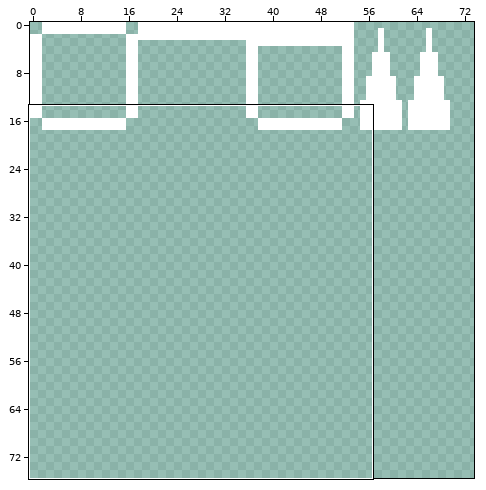
A sprite sheet gets an edit: img/tiles.png. Above: a wide view before the commit, with the close-up outlined.
Close-up. First the earlier version:
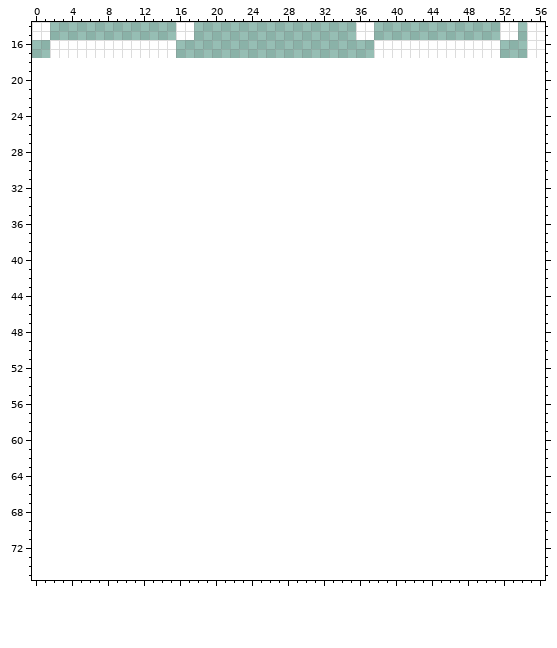
The file is 72x18 pixels. Shown: x 0..56, y 14..75. The old version is drawn lined up with the new one, on the new canvas. The wide view leaves out empty margins.
Once edited:
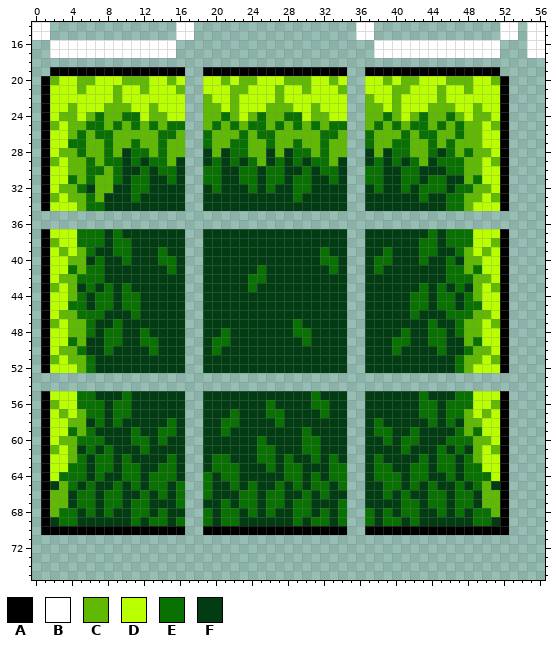
Palette (. is transparent): A #000000  B #ffffff  C #60b903  D #b9ff00  E #097102  F #023c12
What changed:
canvas 72x18 -> 128x128
@@ x 0..56 @@
 18 .........................................................
-19 .........................................................
-20 .........................................................
-21 .........................................................
-22 .........................................................
-23 .........................................................
-24 .........................................................
-25 .........................................................
-26 .........................................................
-27 .........................................................
-28 .........................................................
-29 .........................................................
-30 .........................................................
-31 .........................................................
-32 .........................................................
-33 .........................................................
-34 .........................................................
+19 ..AAAAAAAAAAAAAAA..AAAAAAAAAAAAAAAA..AAAAAAAAAAAAAAA.....
+20 .ACDDCCDDDCCCDDCD..DDCDCCDDDCCCDDCD..DDCDCCDDDCCCDDCA....
+21 .ADDDCDDDCDDCDDDC..DDDCCDDDCDDCDDDC..DDDCCDDDCDDCDDDA....
+22 .ADDDDDDDCDDDDDDD..CDDCDDDDCDDDDDDD..CDDCDDDDCDDDDDDA....
+23 .ADDCDDDCCCDDCDDD..CCDCDDDCCCDDCDDD..CCDCDDDCCCDDCDDA....
+24 .ADCCDCECCEEDCCDD..CCECDCECCEEDCCDD..CCECDCECCECDCCDA....
+25 .ACDCCEECECECECEE..CECECEECECECECEE..CECECEECECECCDCA....
+26 .ADDCECEECCCCCEEC..ECCCECEECCCCCEEC..ECCCECEECCECCDDA....
+27 .ADDEECCECCECCECC..ECCEECCECCECCECC..ECCEECCECECCCDDA....
+28 .ADCCECCECFEECECC..FCFEECCFCFEECECC..FCFEECCEFECECCDA....
+29 .ACDCCECEEFEFEECF..FEFEFECFEFEFEECF..FEFEFECFEEECCDCA....
+30 .ADDCCEECEFFEFEEF..EEFFEEFEEFFEFEEF..EEFFEEFFFEECCDDA....
+31 .ADDECECCEFEEFFEF..EEFFEEFEEFEEFFEF..EEFFEEFEEFFCEDDA....
+32 .ADCCEFCCFFEEFFFF..FEFFFEFEFFEEFFFF..FEFFEFEEEFEECCDA....
+33 .ACDCCECFFFEFFFFF..FFFFFFFFFFEFFFFF..FFFFFFEFFEECCDCA....
+34 .ADDDCEEFFFFFFFFF..FFFFFFFFFFFFFFFF..FFFFFFFFFEECDDDA....
 35 .........................................................
 36 .........................................................
-37 .........................................................
-38 .........................................................
-39 .........................................................
-40 .........................................................
-41 .........................................................
-42 .........................................................
-43 .........................................................
-44 .........................................................
-45 .........................................................
-46 .........................................................
-47 .........................................................
-48 .........................................................
-49 .........................................................
-50 .........................................................
-51 .........................................................
-52 .........................................................
+37 .ADDDEEEFEFFFFFFF..FFFFFFFFFFFFFFFF..FFFFFFFEFEEEDDDA....
+38 .ACDDEEEFEEFFFFFF..FFFFFFFFFFFFFFFF..FFFFFFEEFEEEDDCA....
+39 .ADCDCEFFEEFFFEFF..FFFFFFFFFFFFFEFF..FFEFFFEEFFECDCDA....
+40 .ADDCCFEFFEFFFEEF..FFFFFFFFFFFFFEEF..FEEFFFEFFEFCCDDA....
+41 .ADDECEEFFFFFFFEF..FFFFFFEFFFFFFFEF..FEFFFFFFFEECEDDA....
+42 .ADCCEEEFFFFFFFFF..FFFFFEEFFFFFFFFF..FFFFFFFFFEEECCDA....
+43 .ACDCFEFEFEFFFFFF..FFFFFEFFFFFFFFFF..FFFFFFEFEFEFCDCA....
+44 .ADDCEFEEFEEFFFFF..FFFFFFFFFFFFFFFF..FFFFFEEFEEFECDDA....
+45 .ADDEEFEEFEEFFFFF..FFFFFFFFFFFFFFFF..FFFFFEEFEEFEEDDA....
+46 .ADCCEEEFFFEFFFFF..FFFFFFFFFFFFFFFF..FFFFFEFFFEEECCDA....
+47 .ACDCCEFFEFFFFFFF..FFFFFFFFFFEFFFFF..FFFFFFFEFFECCDCA....
+48 .ADDCCEFEEFFEFFFF..FFEFFFFFFFEEFFFF..FFFFEFFEEFECCDDA....
+49 .ADDECFFEEFFEEFFF..FEEFFFFFFFFEFFFF..FFFEEFFEEFFCEDDA....
+50 .ADCCEFFEFFFFEFFF..FEFFFFFFFFFFFFFF..FFFEFFFFEFFECCDA....
+51 .ACDCCEFFFFFFFFFF..FFFFFFFFFFFFFFFF..FFFFFFFFFFECCDCA....
+52 .ADDDCEFFFFFFFFFF..FFFFFFFFFFFFFFFF..FFFFFFFFFFECDDDA....
 53 .........................................................
 54 .........................................................
-55 .........................................................
-56 .........................................................
-57 .........................................................
-58 .........................................................
-59 .........................................................
-60 .........................................................
-61 .........................................................
-62 .........................................................
-63 .........................................................
-64 .........................................................
-65 .........................................................
-66 .........................................................
-67 .........................................................
-68 .........................................................
-69 .........................................................
-70 .........................................................
+55 .ADDDEEFFFEFFFFFF..FFFFFFFFFFFFEFFF..FFFFFFEFFFEEDDDA....
+56 .ACDDEEEFEEFFFFFF..FFFFFFFEFFFFEEFF..FFFFFFEEFEEEDDCA....
+57 .ADCDCEEFEEFFFFFF..FFFEFFFEEFFFFEFF..FFFFFFEEFEECDCDA....
+58 .ADDCCFEFEFFFFFEF..FFEEFFFFEFFFFFFF..FEFFFFFEFEFCCDDA....
+59 .ADDECEFFFFEFFEEF..FFEFFFFFFFFEFFFF..FEEFFEFFFFECEDDA....
+60 .ADCCEEEFFFEEFEFF..FFFFFFEFFFFEEFFF..FFEFEEFFFEEECCDA....
+61 .ACDCFEFEFFFEFFFF..FFFFFFEEFFFEEFFF..FFFFEFFFEFEFCDCA....
+62 .ADDCEFEEFEFFFFEF..FEEFFFEEFEFFEFEF..FEFFFFEFEEFECDDA....
+63 .ADDEEFEEFEEFFEEF..FEEEFFFEFEEFFFEE..FEEFFEEFEEFEEDDA....
+64 .ADEEEFEFFEEFEEEF..EFEEFFFFFEEFEFEE..FEEEFEEFFEFEEEDA....
+65 .AFCEFEFFEFEFEEFE..EFFEFEFFEFEFEEFE..FFEEFEFEFFEFECFA....
+66 .ACCFEEFEEFFEFEFE..EFFFEEFEEFFEFEFF..FFEFEFFEEFEEFCCA....
+67 .ACCFEEFEEFEEFFFE..FFEFEEFEEFEEFFFE..FFFFEEFEEFEEFCCA....
+68 .ACEEFEFEFFEEFEFF..EFEEFEFEFFEEFEFE..EFEFEEFFEFEFEECA....
+69 .AFEEFFFFFFEFEEFE..EFEEFFFFFFEFEEFE..EFEEFEFFFFFFEEFA....
+70 .AAAAAAAAAAAAAAAA..AAAAAAAAAAAAAAAA..AAAAAAAAAAAAAAAA....
 71 .........................................................
Boxes around the changes in both close-ups, in picture pixels (x1, y1, x2, y2):
added: (41, 67, 509, 535)
